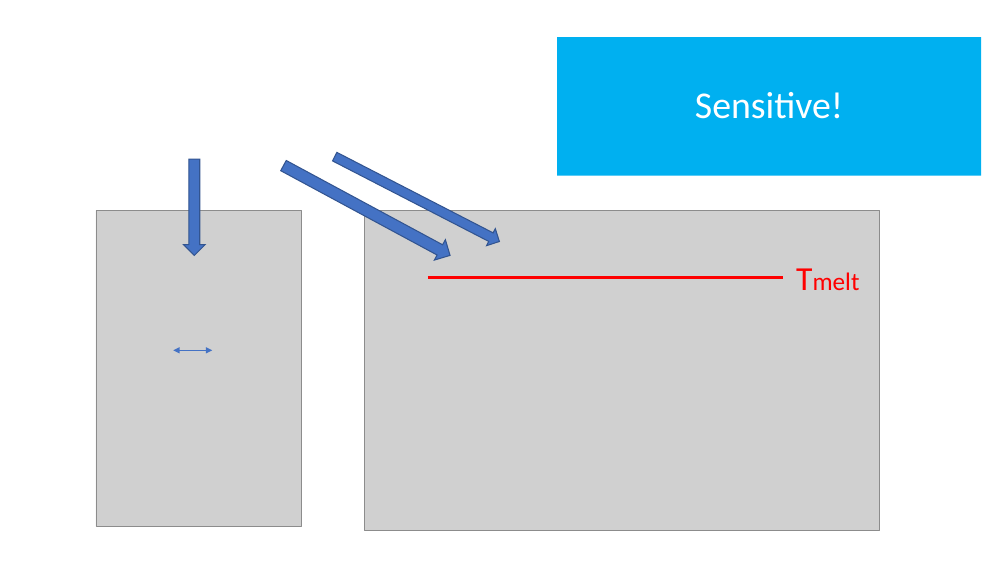
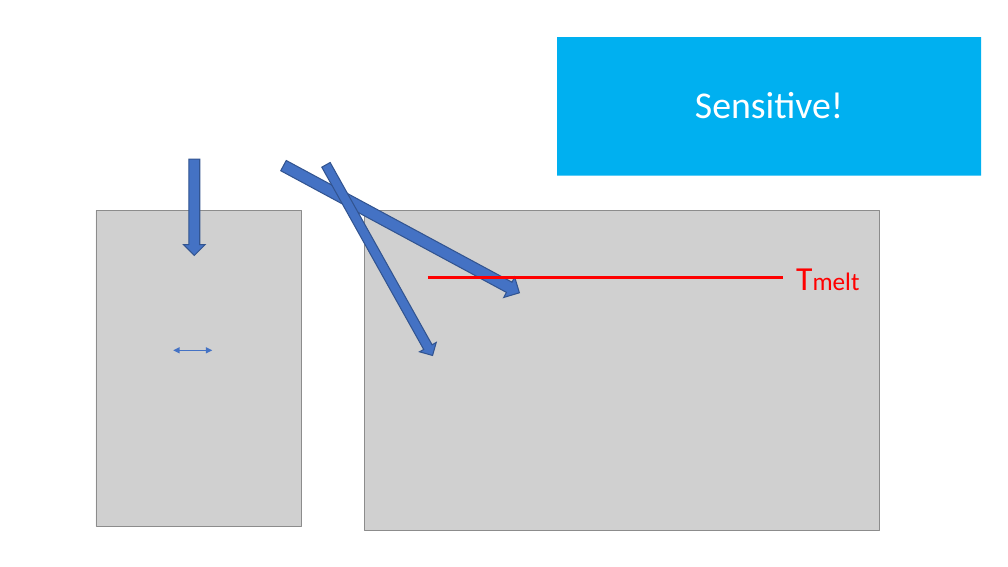
Before and after one commit to meteoNL/CloudParcelModel_SOACproject, a slide deck: slide 12 of presentation.pptx. Drawn at 1008x567 pixels with LibreOffice and Linux fonts; fonts in the diff are those of the drawing; grey boxes stand for pictures. Boxes give left, top, right and bottom in pixels: in the first picture for what was removed or moved away, otherwise in the second. Text is boxed around its words. In the diff, an @@ line names an element or a change of style, - is before the commit and + after.

```diff
--- a/presentation.pptx
+++ b/presentation.pptx
@@ up arrow resized from (x1=278, y1=155, x2=456, y2=265) to (x1=278, y1=156, x2=526, y2=303) @@
@@ up arrow at (x1=318, y1=161, x2=441, y2=361): rotation 117 to 150 degrees @@
```
Also in this commit, not shown: 7 other slides changed.
